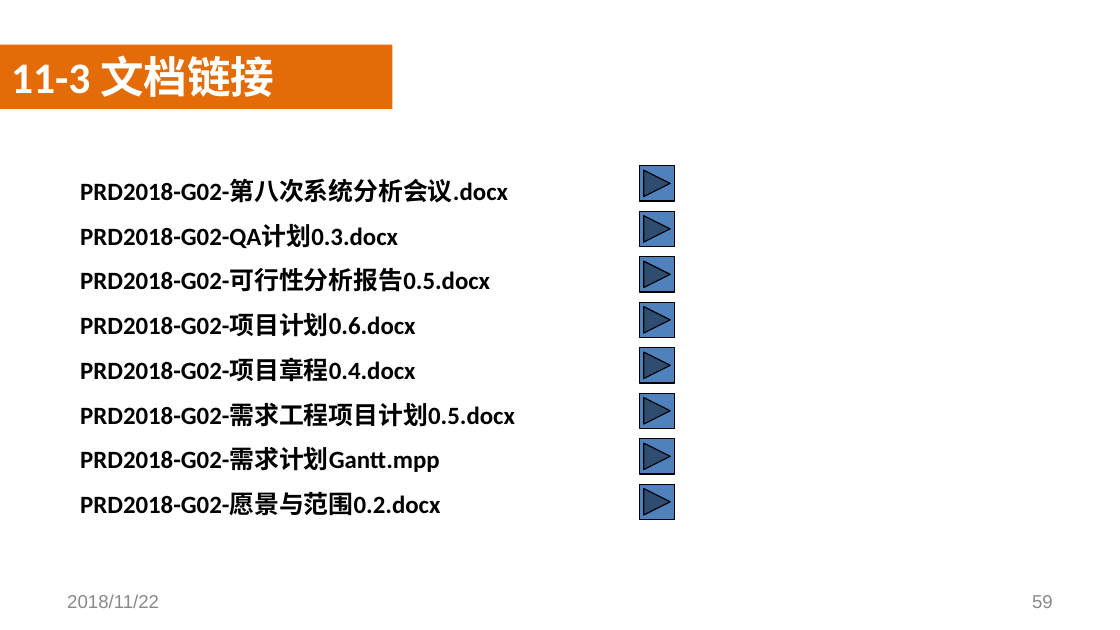
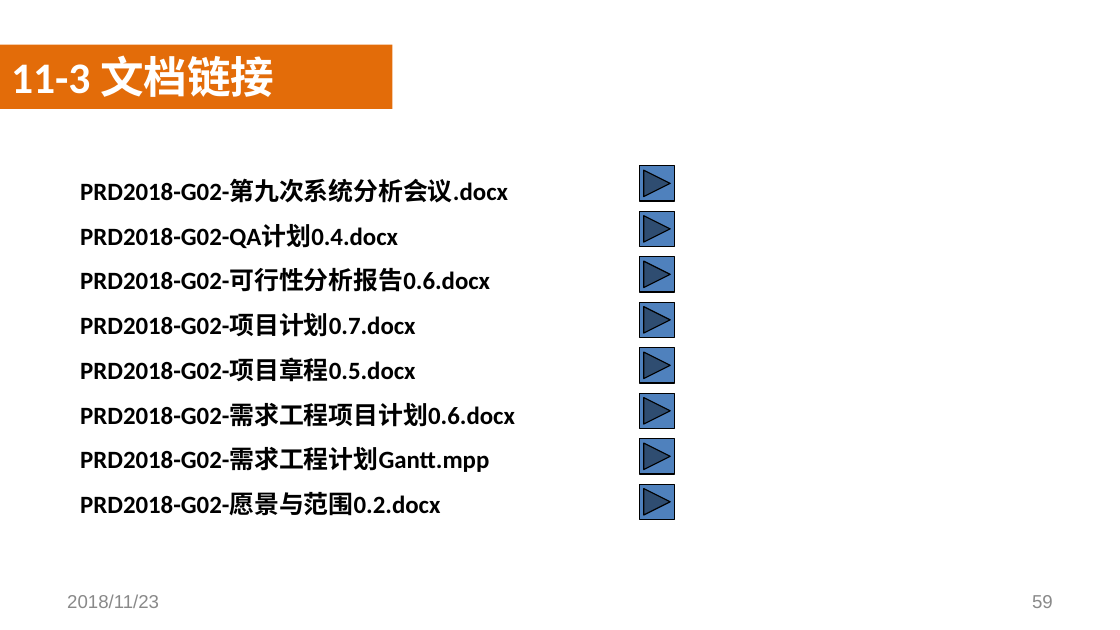
Before and after one commit to SoftwareRequirtmentsG02/Document, a slide deck: slide 59 of 案例教学系统/受控文档/分析设计/PPT/PRD2018-G02-需求工程PPT(III).pptx. Drawn at 1120x630 pixels with LibreOffice and Linux fonts; fonts in the diff are those of the drawing; background and template pictures are left out. Boxes give left, top, right and bottom in pixels: in the first picture for what was removed or moved away, otherwise in the second. Text is boxed around its words. In the diff, an @@ line names an element or a change of style, - is before the commit and + after.

```diff
--- a/案例教学系统/受控文档/分析设计/PPT/PRD2018-G02-需求工程PPT(III).pptx
+++ b/案例教学系统/受控文档/分析设计/PPT/PRD2018-G02-需求工程PPT(III).pptx
@@ text at (80, 180, 515, 472): text changed @@
-  PRD2018-G02-第八次系统分析会议.docx
-  PRD2018-G02-QA计划0.3.docx
-  PRD2018-G02-可行性分析报告0.5.docx
-  PRD2018-G02-项目计划0.6.docx
-  PRD2018-G02-项目章程0.4.docx
-  PRD2018-G02-需求工程项目计划0.5.docx
-  PRD2018-G02-需求计划Gantt.mpp
+  PRD2018-G02-第九次系统分析会议.docx
+  PRD2018-G02-QA计划0.4.docx
+  PRD2018-G02-可行性分析报告0.6.docx
+  PRD2018-G02-项目计划0.7.docx
+  PRD2018-G02-项目章程0.5.docx
+  PRD2018-G02-需求工程项目计划0.6.docx
+  PRD2018-G02-需求工程计划Gantt.mpp
@@ text at (67, 594, 159, 608): text changed @@
-2018/11/22
+2018/11/23
```
Also in this commit, not shown: 60 other slides changed.
